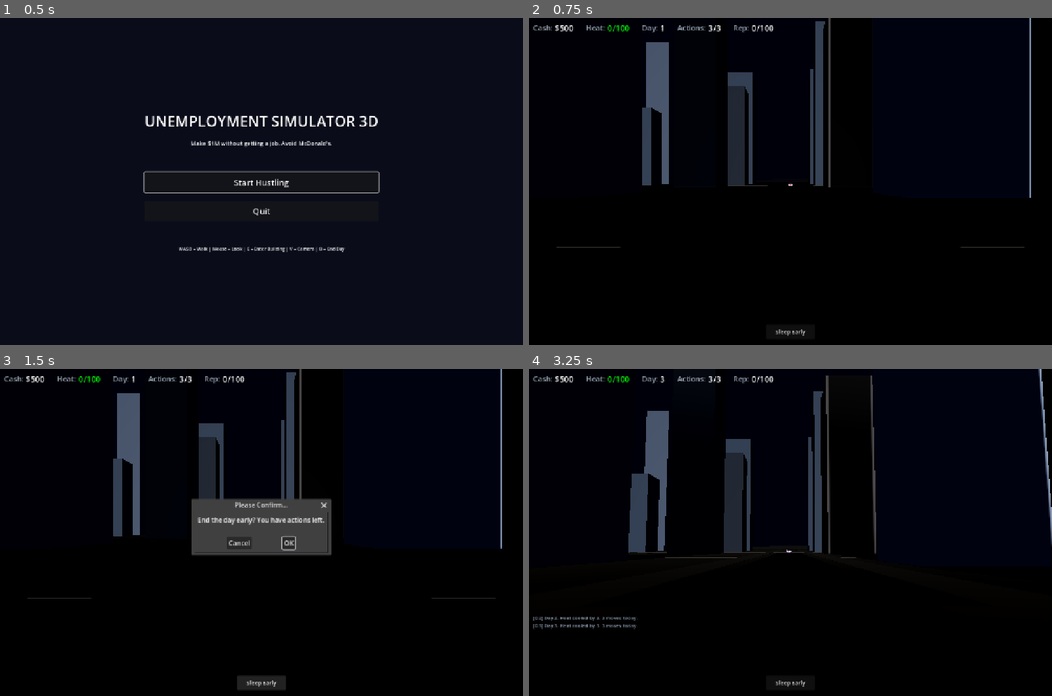
Above: before the commit, frames 1-4 (two rows, left to right).
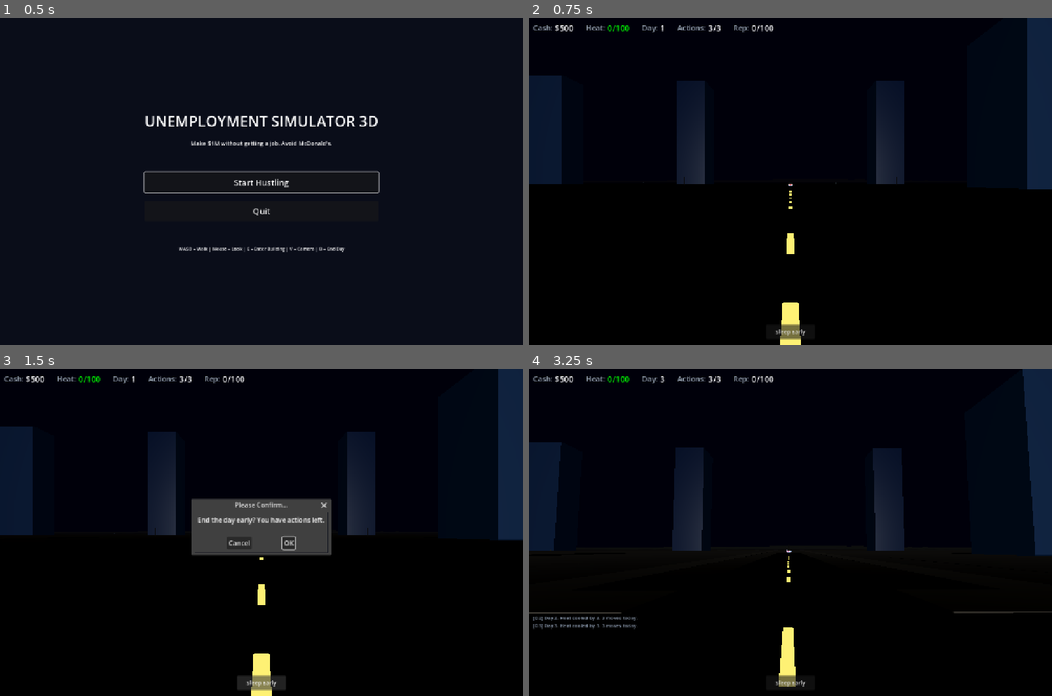
Above: after the commit, the same moments.

Repository: buttergolemcode/unemploymentsimulator
Game: Godot game, scene res://scenes/MainMenu.tscn
Same seed, same stepped clock (60 frames per second), same inputs: the game is played once before the commit and once after it.
Inputs (mouse positions are in pixels of both pictures, inside the frame that each line leads up to):
- Up to frame 1 (0.5 s): no input
- Up to frame 2 (0.75 s): click "Start Hustling" at 0.5 s
- Up to frame 3 (1.5 s): click "Sleep Early" at 1.25 s
- Up to frame 4 (3.25 s): click "OK" at 2 s; tap Enter at 2.75 s; move the mouse to (816, 532) at 2.77 s; hold W from 2.78 s (still down); tap V at 2.85 s; click (816, 532) at 2.92 s; tap Space at 3.02 s

Frame 1 is identical in both runs. In frame 2, 13% of the frame differs, in the area x 0-100%, y 0-100%; in frame 3, 12%; in frame 4, 13%, in the area x 0-100%, y 0-98%.

Commit message:
Map redesign v2: clean road grid, block-based buildings, district styles, rural collision
User feedback: 'sieht immernoch scheiße aus. Straßen haben ständig sidewalk
streifen die aus der straße ein großes grid machen, gebäudepositionen sind
nicht klar von straßenposition getrennt, alles sieht gleich aus, die
grasgegend ist nicht befahrbar'

Four fixes:

1. ROAD SYSTEM SIMPLIFIED:
- Old: Main avenues at ±100 + secondary streets every 50m (=> grid look)
- New: Only 3 main avenues per axis at -200, 0, +200
- Removes the 50m street grid that made the city look like a checkerboard
- _is_on_road() updated to match new avenue positions

2. BLOCK-BASED BUILDING PLACEMENT:
- Old: 15m grid with random placement, buildings anywhere not on road
- New: City divided into 200x200m blocks (between avenues)
- Each block gets 2x2 = 4 buildings at clear cell positions
- Buildings are clearly WITHIN blocks, not scattered randomly
- Cell-based sizing: building dimensions fit within cell + margin
- Skip chances per district (downtown 10%, suburbs 40%)
- Clear separation: streets have no buildings, blocks are fully built

3. PRO-DISTRICT BUILDING STYLES:
- New _make_district_building() function with different visual style per district:
  * Downtown: tall glass skyscrapers, metallic, emissive blue windows
  * Harbor: low dark warehouses, flat roof, rough surface
  * Slums: small brown/red brick houses, rough texture
  * Industrial: wide gray factories, slight metallic look
  * Suburbs: small light-colored houses with garden feel
- Each district now visually distinct instead of all-same-boxes

4. RURAL COLLISION (the 'grasgegend nicht befahrbar' bug):
- Old: Only flat BoxShape3D at y=-0.5, terrain rose visually in rural but
  had no collision -> car fell through visible ground
- New: Added RuralGround StaticBody3D with 4 raised collision boxes
  in city corners, positioned at terrain_height() value
- Now: car can drive on rural hills without falling through

Indentation: converted all spaces to tabs (file had been mixed).

Diff:
--- a/godot/scripts/WorldBuilder.gd
+++ b/godot/scripts/WorldBuilder.gd
@@ -263,6 +263,22 @@
 	city_body.add_child(city_col)
 	parent.add_child(city_body)
 
+	# 1b) Rural ground (slightly raised to match terrain_height in rural area)
+	# Terrain rises in rural zone (outside city radius), so we add raised collision
+	# boxes in 4 corners to support the car on the visible hills
+	var rural_body = StaticBody3D.new()
+	rural_body.name = "RuralGround"
+	for corner in [[-300, -300], [300, -300], [-300, 300], [300, 300]]:
+		var rcol = CollisionShape3D.new()
+		var rshape = BoxShape3D.new()
+		rshape.size = Vector3(200, 1.0, 200)
+		rcol.shape = rshape
+		# Match terrain height at corner (rural zone has ~5-10m elevation)
+		var h_at_corner = terrain_height(corner[0], corner[1])
+		rcol.position = Vector3(corner[0], h_at_corner - 0.5, corner[1])
+		rural_body.add_child(rcol)
+	parent.add_child(rural_body)
+
 	# 2) Mountain walls (N and S) - tall boxes that block vehicle passage
 	# North mountain wall (z < -400)
 	var north_body = StaticBody3D.new()
@@ -335,21 +351,13 @@
 const SIDEWALK = 3.0
 
 static func _build_roads(parent: Node3D) -> void:
-	# Main avenues (4-lane) cross at the city center
-	# East-West main roads at z = -100, z = +100
-	# North-South main roads at x = -100, x = +100
-	for pos in [-100, 100]:
+	# Clean road system: 3 main avenues per axis (at -200, 0, +200)
+	# These define clear city blocks of 200x200m each
+	# No more 50m street grid that made everything look like a checkerboard
+	var avenue_positions = [-200, 0, 200]
+	for pos in avenue_positions:
 		_make_road(parent, "x", pos, ROAD_HALF_MAIN, SIDEWALK, true)
 		_make_road(parent, "z", pos, ROAD_HALF_MAIN, SIDEWALK, true)
-
-	# Secondary streets (2-lane) every 50m in the city grid
-	for p in range(-300, 301, 50):
-		if abs(p) == 100:
-			continue  # already done as main avenue
-		if abs(p) > 350:
-			continue  # outside city
-		_make_road(parent, "x", p, ROAD_HALF_SIDE, SIDEWALK, false)
-		_make_road(parent, "z", p, ROAD_HALF_SIDE, SIDEWALK, false)
 
 static func _make_road(parent: Node3D, axis: String, pos: float, half_w: float, sw: float, _is_main: bool):
 	var length = 720.0  # slightly less than map size to fit island
@@ -456,136 +464,191 @@
 # ============================================================
 
 static func _build_filler_buildings(parent: Node3D) -> void:
-	# Place buildings on a grid, skipping roads and scheme-building areas
-	# Dense layout: 15m grid (was 25m), smaller gaps, bigger buildings
-	var grid = 15  # 15m grid spacing (denser than 25m)
-	var half = 380  # cover city area
-	for gx in range(-half, half + 1, grid):
-		for gz in range(-half, half + 1, grid):
-			var cx = gx + grid / 2.0
-			var cz = gz + grid / 2.0
-			var r = sqrt(cx * cx + cz * cz)
-			if r > 390:
-				continue  # outside city
-			if _is_on_road(cx, cz):
-				continue
-			# Skip near scheme buildings
-			var too_close = false
-			for b in SCHEME_BUILDINGS:
-				if sqrt((cx - b.x) ** 2 + (cz - b.z) ** 2) < max(b.w, b.d) / 2 + 4:
-					too_close = true
-					break
-			if too_close:
-				continue
-
-			var dist_id = get_district_at(cx, cz)
+	# BLOCK-BASED placement: city is divided into 200x200m blocks by the
+	# main avenues (at -200, 0, +200). Each block gets 2-4 buildings placed
+	# at clear positions within the block, NOT random grid.
+	# This gives a clean city look with clear separation streets/buildings.
+
+	var block_size = 200.0  # distance between avenues
+	var road_buffer = ROAD_HALF_MAIN + SIDEWALK  # space to leave near roads
+	var block_padding = road_buffer + 4.0  # extra margin from road
+
+	# Iterate over all 200x200m blocks in the city area
+	var block_coords = [-300, -100, 100]  # block centers (between avenues)
+	for bx in block_coords:
+		for bz in block_coords:
+			# Block corners
+			var bx_min = bx - block_size / 2 + block_padding
+			var bx_max = bx + block_size / 2 - block_padding
+			var bz_min = bz - block_size / 2 + block_padding
+			var bz_max = bz + block_size / 2 - block_padding
+
+			var block_w = bx_max - bx_min
+			var block_d = bz_max - bz_min
+			if block_w < 10 or block_d < 10:
+				continue  # block too small
+
+			# District at block center
+			var dist_id = get_district_at(bx, bz)
 			if dist_id == "water" or dist_id == "rural":
 				continue  # no filler buildings in water/rural
 
-			# Hash-based random for deterministic placement
-			var seed_val = abs((gx * 73856093) ^ (gz * 19349663)) % 99991
-			var rng = func(salt): return float((seed_val * (salt + 1) * 9301 + 49297) % 233280) / 233280
-
-			# Gap chance — REDUCED for higher density
-			var gap = 0.10
-			match dist_id:
-				"downtown": gap = 0.05  # very dense (was 0.10)
-				"harbor": gap = 0.25    # (was 0.40)
-				"slums": gap = 0.10     # (was 0.20)
-				"industrial": gap = 0.20  # (was 0.30)
-				"suburbs": gap = 0.35   # (was 0.50)
-			if rng.call(99) < gap:
-				continue
-
-			# Building dimensions per district — BIGGER for better fill
-			var w: float
-			var d: float
-			var h: float
-			var dist = DISTRICTS[dist_id]
-			if dist_id == "downtown":
-				w = 10 + rng.call(1) * 4  # 10-14m (was 12-20)
-				d = 9 + rng.call(2) * 4
-				h = dist.height_min + rng.call(3) * (dist.height_max - dist.height_min)
-			elif dist_id == "industrial":
-				w = 11 + rng.call(1) * 4
-				d = 10 + rng.call(2) * 4
-				h = dist.height_min + rng.call(3) * (dist.height_max - dist.height_min)
-			elif dist_id == "harbor":
-				w = 12 + rng.call(1) * 4
-				d = 11 + rng.call(2) * 4
-				h = dist.height_min + rng.call(3) * (dist.height_max - dist.height_min)
-			elif dist_id == "slums":
-				w = 7 + rng.call(1) * 4
-				d = 6 + rng.call(2) * 4
-				h = dist.height_min + rng.call(3) * (dist.height_max - dist.height_min)
-			else:  # suburbs
-				w = 7 + rng.call(1) * 3
-				d = 6 + rng.call(2) * 3
-				h = dist.height_min + rng.call(3) * (dist.height_max - dist.height_min)
-
-			# Offset within grid cell (small, to fill the cell tightly)
-			var margin = 1.0
-			var max_off = max(0, (grid - w - margin * 2) / 2)
-			var ox = (rng.call(4) - 0.5) * max_off
-			var oz = (rng.call(5) - 0.5) * max_off
-			var fx = cx + ox
-			var fz = cz + oz
-
-			# Skip if corners overlap road
-			if _is_on_road(fx - w / 2, fz - d / 2) or _is_on_road(fx + w / 2, fz + d / 2):
-				continue
-			if _is_on_road(fx - w / 2, fz + d / 2) or _is_on_road(fx + w / 2, fz - d / 2):
-				continue
-
-			# Build it
-			var mesh = MeshInstance3D.new()
-			var f_mesh = BoxMesh.new()
-			f_mesh.size = Vector3(w, h, d)
-			mesh.mesh = f_mesh
-			mesh.position = Vector3(fx, h / 2, fz)
+			# Place 2x2 = 4 buildings per block, with clear spacing
+			var buildings_per_side = 2
+			var cell_w = block_w / buildings_per_side
+			var cell_d = block_d / buildings_per_side
+
+			for ix in range(buildings_per_side):
+				for iz in range(buildings_per_side):
+					# Cell center within block
+					var cx = bx_min + cell_w * (ix + 0.5)
+					var cz = bz_min + cell_d * (iz + 0.5)
+
+					# Skip if too close to scheme building
+					var too_close = false
+					for b in SCHEME_BUILDINGS:
+						if sqrt((cx - b.x) ** 2 + (cz - b.z) ** 2) < max(b.w, b.d) / 2 + 6:
+							too_close = true
+							break
+					if too_close:
+						continue
+
+					# Hash-based random for deterministic variation
+					var seed_val = abs((int(cx) * 73856093) ^ (int(cz) * 19349663)) % 99991
+					var rng = func(salt): return float((seed_val * (salt + 1) * 9301 + 49297) % 233280) / 233280
+
+					# Skip some cells based on district (for variety, not too dense)
+					var skip_chance = 0.0
+					match dist_id:
+						"downtown": skip_chance = 0.10
+						"harbor": skip_chance = 0.30
+						"slums": skip_chance = 0.15
+						"industrial": skip_chance = 0.25
+						"suburbs": skip_chance = 0.40
+					if rng.call(99) < skip_chance:
+						continue
+
+					# Building dimensions — fit within cell with margin
+					var margin = 2.0
+					var max_w = cell_w - margin * 2
+					var max_d = cell_d - margin * 2
+					var dist = DISTRICTS[dist_id]
+					var w: float
+					var d: float
+					var h: float
+					match dist_id:
+						"downtown":
+							w = min(max_w, 14 + rng.call(1) * 6)
+							d = min(max_d, 12 + rng.call(2) * 6)
+							h = dist.height_min + rng.call(3) * (dist.height_max - dist.height_min)
+						"industrial":
+							w = min(max_w, 16 + rng.call(1) * 8)
+							d = min(max_d, 14 + rng.call(2) * 8)
+							h = dist.height_min + rng.call(3) * (dist.height_max - dist.height_min)
+						"harbor":
+							w = min(max_w, 18 + rng.call(1) * 6)
+							d = min(max_d, 16 + rng.call(2) * 6)
+							h = dist.height_min + rng.call(3) * (dist.height_max - dist.height_min)
+						"slums":
+							w = min(max_w, 8 + rng.call(1) * 4)
+							d = min(max_d, 7 + rng.call(2) * 4)
+							h = dist.height_min + rng.call(3) * (dist.height_max - dist.height_min)
+						_:
+							w = min(max_w, 8 + rng.call(1) * 3)
+							d = min(max_d, 7 + rng.call(2) * 3)
+							h = dist.height_min + rng.call(3) * (dist.height_max - dist.height_min)
+
+					# District-specific building style
+					_make_district_building(parent, cx, cz, w, d, h, dist_id, rng)
+
+# ============================================================
+# District-specific building styles
+# ============================================================
+
+static func _make_district_building(parent: Node3D, x: float, z: float,
+		w: float, d: float, h: float, dist_id: String, rng: Callable) -> void:
+	var mesh = MeshInstance3D.new()
+	var body = StaticBody3D.new()
+	body.position = Vector3(x, h / 2, z)
+
+	match dist_id:
+		"downtown":
+			# Tall glass skyscraper — emissive blue/cyan windows
+			var b_mesh = BoxMesh.new()
+			b_mesh.size = Vector3(w, h, d)
+			mesh.mesh = b_mesh
+			mesh.position = Vector3(x, h / 2, z)
 			var mat = StandardMaterial3D.new()
-			# Color palette per district
-			var palette: Array
-			match dist_id:
-				"downtown":
-					palette = ["#475569", "#334155", "#1e293b", "#64748b", "#3f3f46"]
-				"harbor":
-					palette = ["#1c1917", "#292524", "#44403c", "#1f2937"]
-				"slums":
-					palette = ["#7c2d12", "#9a3412", "#451a03", "#1c1917", "#57534e"]
-				"industrial":
-					palette = ["#3f3f46", "#525252", "#27272a", "#404040"]
-				_:
-					palette = ["#525252", "#737373", "#404040", "#a3a3a3"]
-			mat.albedo_color = Color.from_string(palette[int(rng.call(6) * palette.size()) % palette.size()], Color.GRAY)
-			mat.roughness = 0.85
+			var colors = ["#1e293b", "#0f172a", "#1e3a5f", "#1e293b"]
+			mat.albedo_color = Color.from_string(colors[int(rng.call(1) * 4) % 4], Color.DIM_GRAY)
+			mat.metalness = 0.6
+			mat.roughness = 0.25
+			mat.emission_enabled = true
+			mat.emission = Color(0.3, 0.5, 0.7)
+			mat.emission_energy_multiplier = 0.2
 			mesh.material_override = mat
-			parent.add_child(mesh)
-
-			# Collision
-			var body = StaticBody3D.new()
-			body.position = Vector3(fx, h / 2, fz)
-			var col = CollisionShape3D.new()
-			var shape = BoxShape3D.new()
-			shape.size = Vector3(w, h, d)
-			col.shape = shape
-			body.add_child(col)
-			parent.add_child(body)
+		"harbor":
+			# Low warehouse — flat dark box with roof detail
+			var b_mesh = BoxMesh.new()
+			b_mesh.size = Vector3(w, h, d)
+			mesh.mesh = b_mesh
+			mesh.position = Vector3(x, h / 2, z)
+			var mat = StandardMaterial3D.new()
+			var colors = ["#1c1917", "#292524", "#44403c", "#1f2937"]
+			mat.albedo_color = Color.from_string(colors[int(rng.call(1) * 4) % 4], Color.DIM_GRAY)
+			mat.roughness = 0.95
+			mesh.material_override = mat
+		"slums":
+			# Small rundown house — brown/red brick, smaller scale
+			var b_mesh = BoxMesh.new()
+			b_mesh.size = Vector3(w, h, d)
+			mesh.mesh = b_mesh
+			mesh.position = Vector3(x, h / 2, z)
+			var mat = StandardMaterial3D.new()
+			var colors = ["#7c2d12", "#9a3412", "#451a03", "#57534e", "#78350f"]
+			mat.albedo_color = Color.from_string(colors[int(rng.call(1) * 5) % 5], Color.DIM_GRAY)
+			mat.roughness = 1.0
+			mesh.material_override = mat
+		"industrial":
+			# Factory — wide gray box with metallic look
+			var b_mesh = BoxMesh.new()
+			b_mesh.size = Vector3(w, h, d)
+			mesh.mesh = b_mesh
+			mesh.position = Vector3(x, h / 2, z)
+			var mat = StandardMaterial3D.new()
+			var colors = ["#3f3f46", "#525252", "#27272a", "#404040"]
+			mat.albedo_color = Color.from_string(colors[int(rng.call(1) * 4) % 4], Color.DIM_GRAY)
+			mat.metalness = 0.3
+			mat.roughness = 0.7
+			mesh.material_override = mat
+		_:
+			# Suburbs — small house with garden, lighter colors
+			var b_mesh = BoxMesh.new()
+			b_mesh.size = Vector3(w, h, d)
+			mesh.mesh = b_mesh
+			mesh.position = Vector3(x, h / 2, z)
+			var mat = StandardMaterial3D.new()
+			var colors = ["#a3a3a3", "#d4d4d4", "#f5f5f5", "#e5e5e5", "#bfbfbf"]
+			mat.albedo_color = Color.from_string(colors[int(rng.call(1) * 5) % 5], Color.DIM_GRAY)
+			mat.roughness = 0.9
+			mesh.material_override = mat
+
+	parent.add_child(mesh)
+	# Collision
+	var col = CollisionShape3D.new()
+	var shape = BoxShape3D.new()
+	shape.size = Vector3(w, h, d)
+	col.shape = shape
+	body.add_child(col)
+	parent.add_child(body)
 
 static func _is_on_road(x: float, z: float) -> bool:
-	# Main avenues at ±100
-	for pos in [-100, 100]:
-		if abs(z - pos) < ROAD_HALF_MAIN + SIDEWALK and abs(x) < 360:
+	# Main avenues at -200, 0, +200 (with sidewalk buffer)
+	var road_buffer = ROAD_HALF_MAIN + SIDEWALK
+	for pos in [-200, 0, 200]:
+		if abs(z - pos) < road_buffer and abs(x) < 380:
 			return true
-		if abs(x - pos) < ROAD_HALF_MAIN + SIDEWALK and abs(z) < 360:
-			return true
-	# Secondary streets every 50m
-	for p in range(-300, 301, 50):
-		if p == -100 or p == 100:
-			continue
-		if abs(z - p) < ROAD_HALF_SIDE + SIDEWALK and abs(x) < 360:
-			return true
-		if abs(x - p) < ROAD_HALF_SIDE + SIDEWALK and abs(z) < 360:
+		if abs(x - pos) < road_buffer and abs(z) < 380:
 			return true
 	return false
 
Not shown, added: scripts/patch_map_v2.py
